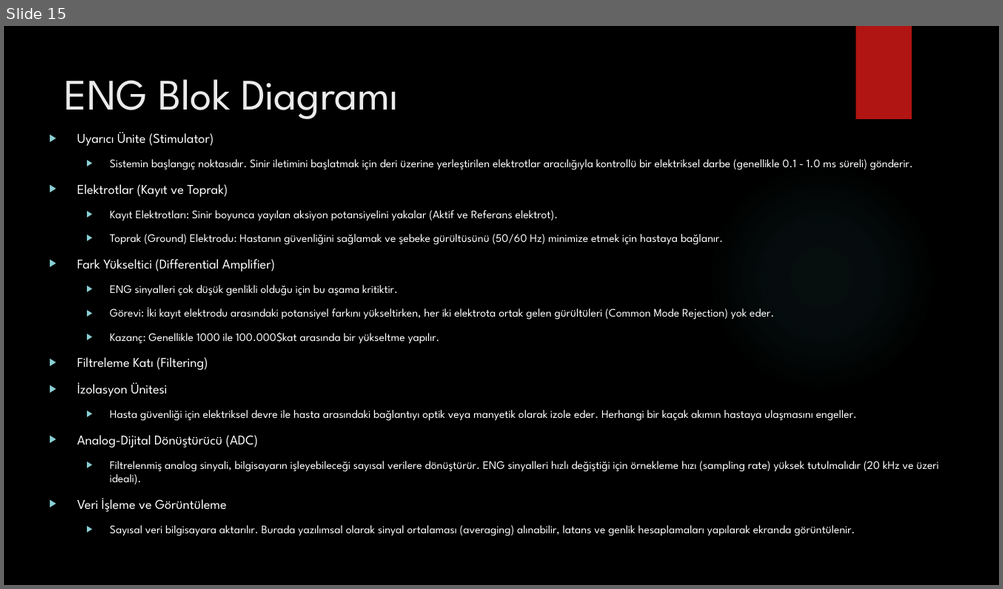
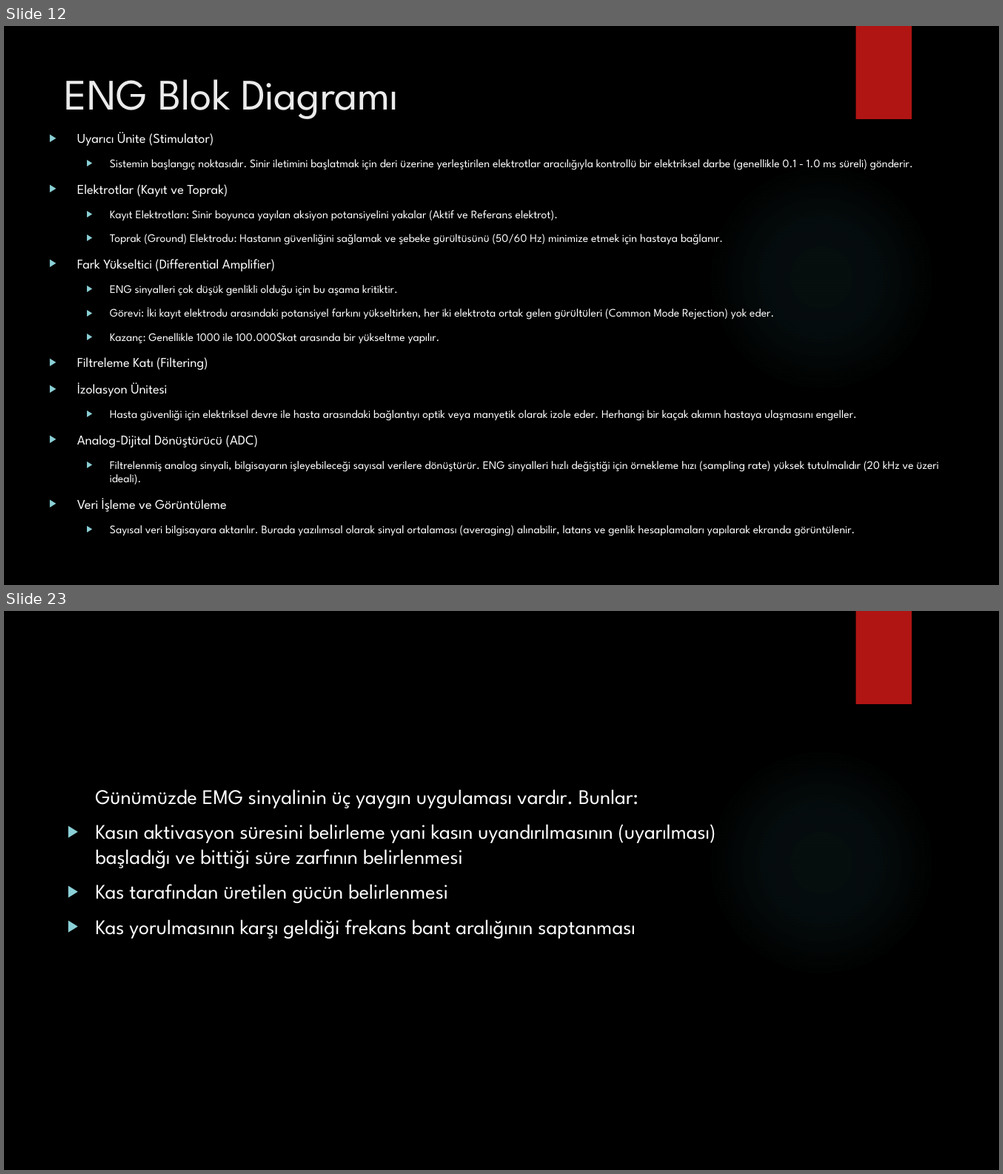
Before and after one commit to karakasmf/Medical-Electronic, a slide deck: elektronörogram.pptx. Shown one above the other, each under a label of ours: slide 15 before the commit, slides 12 and 23 after it; the slides between them are not shown. The pictures are 1003x589 and 1003x1174 pixels, drawn with LibreOffice and Linux fonts; fonts in the diff are those of the drawing; background and template pictures are left out. Boxes give left, top, right and bottom in pixels: in the first picture for what was removed or moved away, otherwise in the second. Text is boxed around its words. In the diff, an @@ line names an element or a change of style, - is before the commit and + after.

```diff
--- a/elektronörogram.pptx
+++ b/elektronörogram.pptx
@@ slide 23 added at [4, 611, 999, 1170], background picture (left out); not listed: 2 template elements that a slide beside it also shows @@
@@ text added at [95, 789, 716, 939], 20 pt, text #FFFFFF @@
+Günümüzde EMG sinyalinin üç yaygın uygulaması vardır. Bunlar:
+▶ Kasın aktivasyon süresini belirleme yani kasın uyandırılmasının (uyarılması) başladığı ve bittiği süre zarfının belirlenmesi
+▶ Kas tarafından üretilen gücün belirlenmesi
+▶ Kas yorulmasının karşı geldiği frekans bant aralığının saptanması
@@ what was slide 15 is now slide 12 @@
```
Also in this commit, not shown: 13 other slides added, 4 slides removed, 1 other file.
